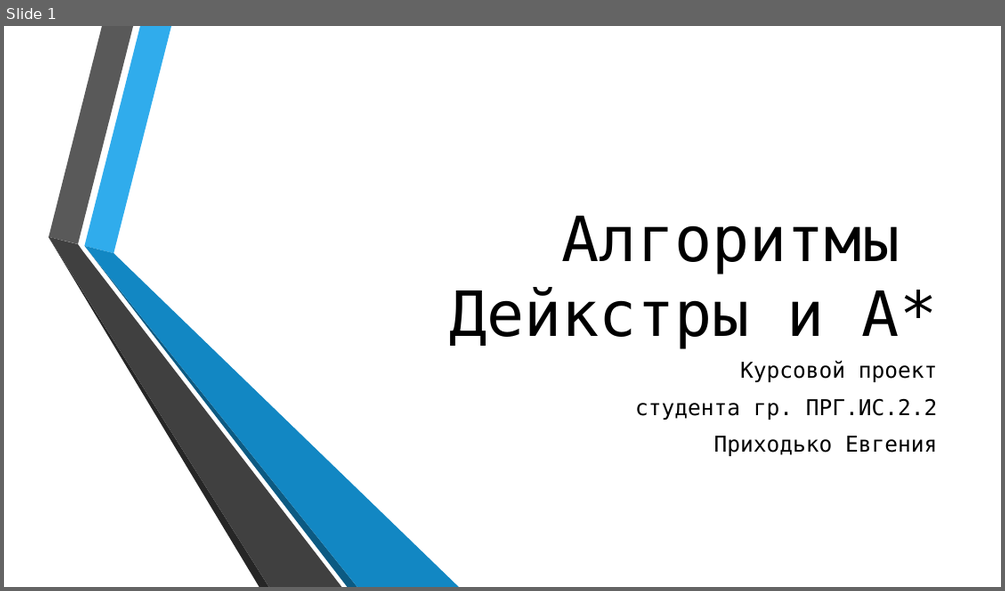
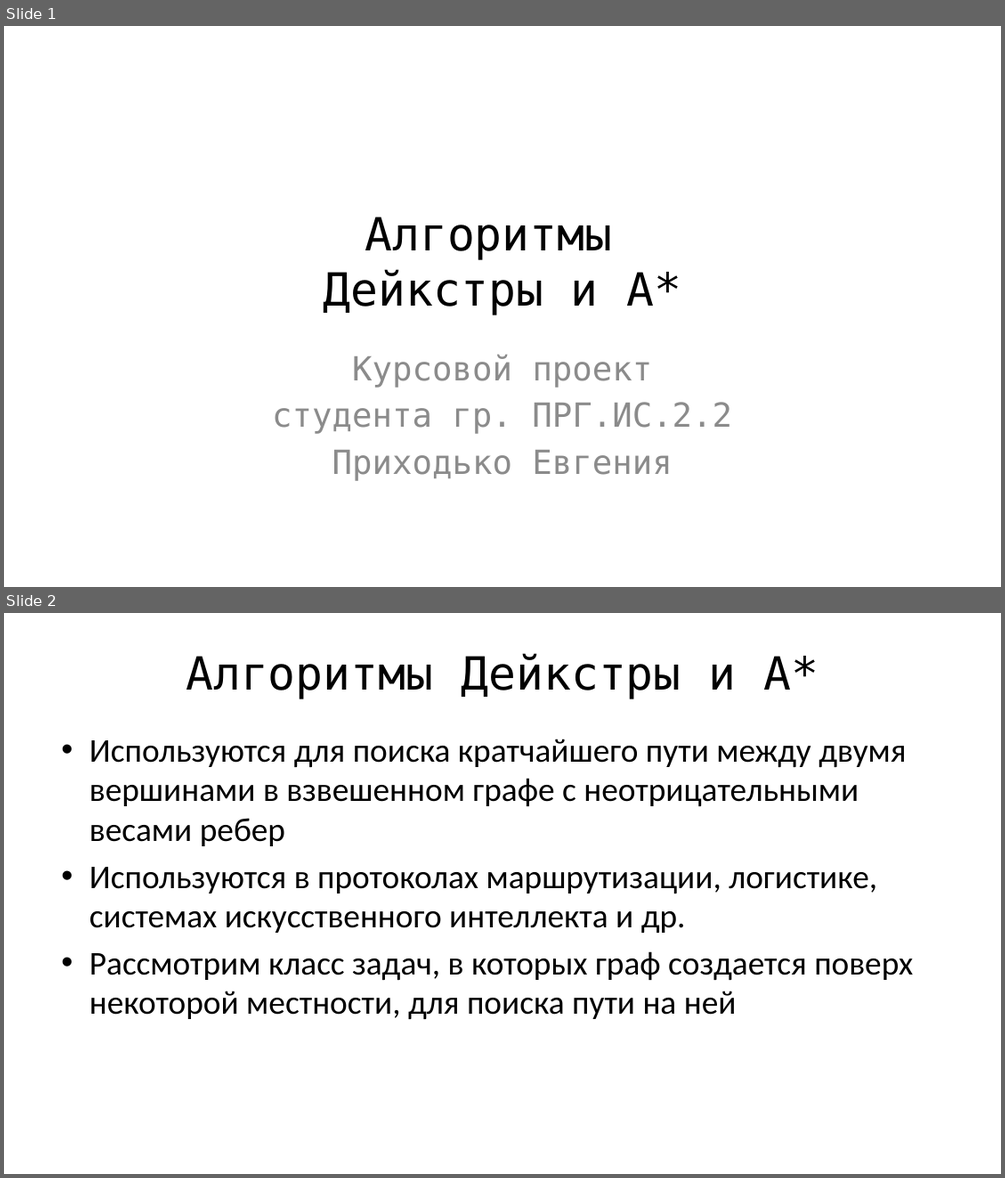
Before and after one commit to Fck-r-sns/Dijkstra-vs-AStar, a slide deck: Презентация.pptx. Shown one above the other, each under a label of ours: slide 1 before the commit, slides 1 and 2 after it. The pictures are 1005x591 and 1005x1178 pixels, drawn with LibreOffice and Linux fonts; fonts in the diff are those of the drawing; background and template pictures are left out. Boxes give left, top, right and bottom in pixels: in the first picture for what was removed or moved away, otherwise in the second. Text is boxed around its words. In the diff, an @@ line names an element or a change of style, - is before the commit and + after.

```diff
--- a/Презентация.pptx
+++ b/Презентация.pptx
@@ slide 2 added at box(4, 613, 1001, 1174), background #FFFFFF @@
@@ title added at box(186, 653, 819, 699), 44 pt, text #000000 @@
+Алгоритмы Дейкстры и A*
@@ text added at box(89, 738, 913, 1019), 32 pt, text #000000 @@
+• Используются для поиска кратчайшего пути между двумя вершинами в взвешенном графе с неотрицательными весами ребер
+• Используются в протоколах маршрутизации, логистике, системах искусственного интеллекта и др.
+• Рассмотрим класс задач, в которых граф создается поверх некоторой местности, для поиска пути на ней
@@ slide 1 changed as well @@
@@ title "Алгоритмы Дейкстры и A*": place and size @@
-title "Алгоритмы Дейкстры и A*" at box(449, 216, 937, 349)
+title "Алгоритмы Дейкстры и A*" at box(324, 216, 681, 315)
@@ title "Алгоритмы Дейкстры и A*" at box(324, 216, 681, 315): size 60 to 44 pt; alignment right to centre; vertical alignment bottom to middle @@
@@ group removed at box(48, 26, 460, 587): 6 freeform shapes @@
@@ subtitle "Курсовой проект": place and size @@
-subtitle "Курсовой проект" at box(635, 360, 938, 456)
+subtitle "Курсовой проект" at box(272, 354, 732, 480)
@@ subtitle "Курсовой проект" at box(272, 354, 732, 480): size 21 to 32 pt, text colour #000000 to #8C8C8C; alignment right to centre; less space between paragraphs @@
```
Also in this commit, not shown: 27 other slides added, 1 slide removed, 16 other files.
